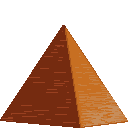
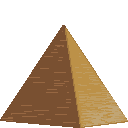
Revision of a layered (128, 128) image; what changed, layer by layer:
pixels changed over box(0, 25, 128, 128) (layer not identified)
